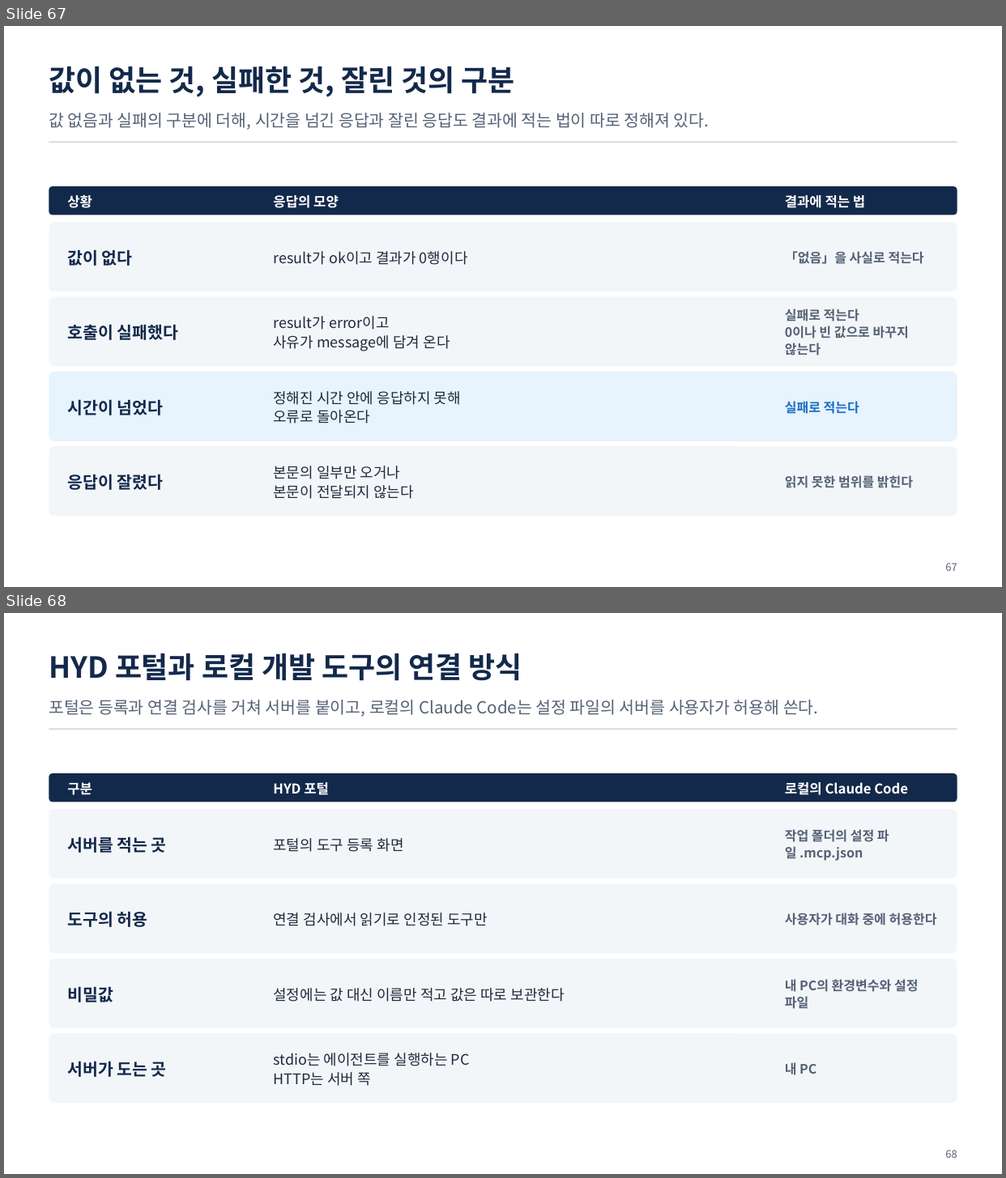
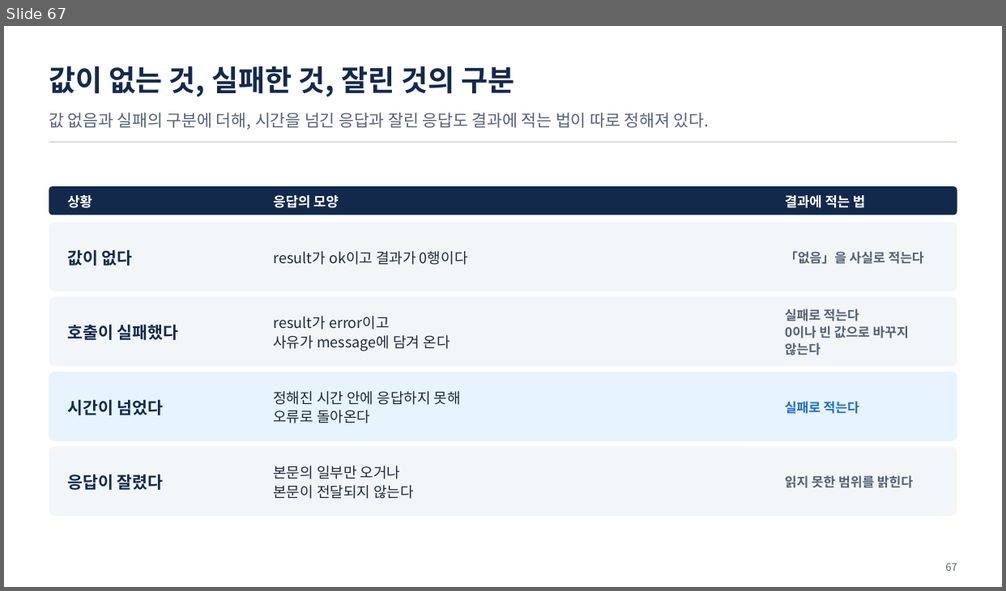
Before and after one commit to uengine-oss/hyd-iot-edu, a slide deck: docs/교재/실전반/04일차/실전반_04일차.pptx. Shown one above the other, each under a label of ours: slides 67 and 68 before the commit, slide 67 after it. The pictures are 1006x1178 and 1006x591 pixels, drawn with LibreOffice and Linux fonts; fonts in the diff are those of the drawing. Boxes give left, top, right and bottom in pixels: in the first picture for what was removed or moved away, otherwise in the second. Text is boxed around its words. In the diff, an @@ line names an element or a change of style, - is before the commit and + after.

```diff
--- a/docs/교재/실전반/04일차/실전반_04일차.pptx
+++ b/docs/교재/실전반/04일차/실전반_04일차.pptx
@@ slide 68 removed at (x1=4, y1=613, x2=1002, y2=1174), background #FFFFFF @@
@@ text removed at (x1=49, y1=653, x2=522, y2=681) @@
-HYD 포털과 로컬 개발 도구의 연결 방식
@@ text removed at (x1=49, y1=700, x2=819, y2=717) @@
-포털은 등록과 연결 검사를 거쳐 서버를 붙이고, 로컬의 Claude Code는 설정 파일의 서버를 사용자가 허용해 쓴다.
@@ rectangle removed at (x1=49, y1=728, x2=957, y2=730) @@
@@ rounded rectangle removed at (x1=49, y1=773, x2=957, y2=802) @@
@@ text removed at (x1=67, y1=782, x2=92, y2=795) @@
-구분
@@ text removed at (x1=273, y1=782, x2=329, y2=795) @@
-HYD 포털
@@ text removed at (x1=785, y1=782, x2=908, y2=795) @@
-로컬의 Claude Code
@@ rounded rectangle removed at (x1=49, y1=809, x2=957, y2=879) @@
@@ text removed at (x1=785, y1=829, x2=889, y2=861) @@
-작업 폴더의 설정 파일 .mcp.json
@@ text removed at (x1=67, y1=837, x2=167, y2=853) @@
-서버를 적는 곳
@@ text removed at (x1=273, y1=838, x2=403, y2=852) @@
-포털의 도구 등록 화면
@@ rounded rectangle removed at (x1=49, y1=884, x2=957, y2=954) @@
@@ text removed at (x1=67, y1=911, x2=148, y2=927) @@
-도구의 허용
@@ text removed at (x1=273, y1=913, x2=488, y2=926) @@
-연결 검사에서 읽기로 인정된 도구만
@@ text removed at (x1=785, y1=913, x2=937, y2=926) @@
-사용자가 대화 중에 허용한다
@@ rounded rectangle removed at (x1=49, y1=959, x2=957, y2=1029) @@
@@ text removed at (x1=67, y1=986, x2=113, y2=1003) @@
-비밀값
@@ text removed at (x1=273, y1=988, x2=565, y2=1002) @@
-설정에는 값 대신 이름만 적고 값은 따로 보관한다
@@ text removed at (x1=785, y1=979, x2=918, y2=1009) @@
-내 PC의 환경변수와 설정 파일
@@ rounded rectangle removed at (x1=49, y1=1033, x2=957, y2=1103) @@
@@ text removed at (x1=67, y1=1061, x2=167, y2=1077) @@
-서버가 도는 곳
@@ text removed at (x1=273, y1=1053, x2=470, y2=1086) @@
-stdio는 에이전트를 실행하는 PC
-HTTP는 서버 쪽
@@ text removed at (x1=785, y1=1063, x2=816, y2=1076) @@
-내 PC
@@ text removed at (x1=945, y1=1150, x2=957, y2=1158) @@
-68
```
Also in this commit, not shown: 6 slides changed, 25 other files.
